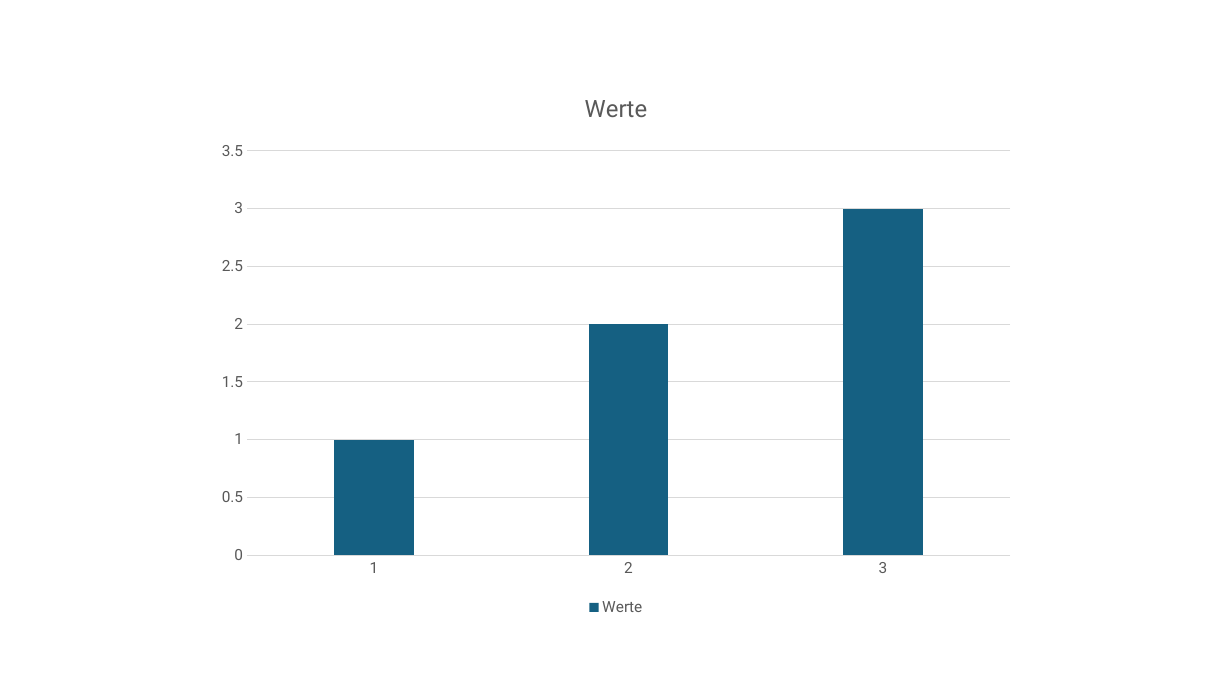
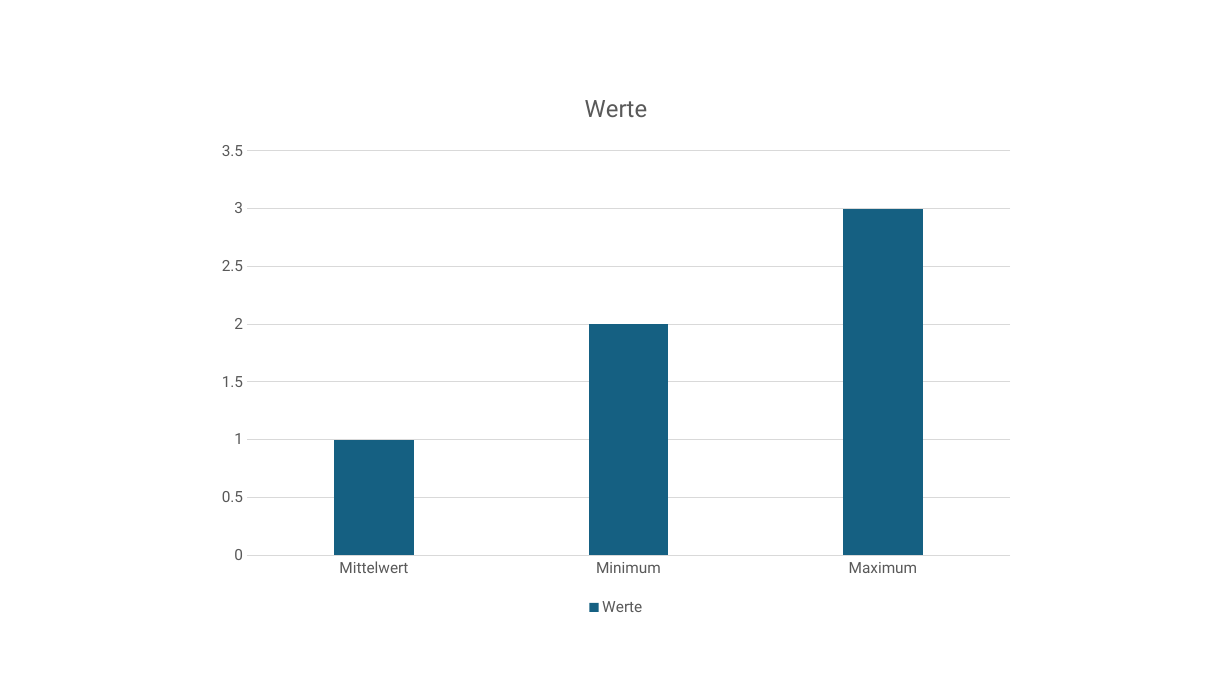
Before and after one commit to slide-assembler/slide-assembler, a slide deck: slide 2 of TestSlideAssembler/Template.pptx. Drawn at 1232x693 pixels with LibreOffice and Linux fonts; fonts in the diff are those of the drawing. Boxes give left, top, right and bottom in pixels: in the first picture for what was removed or moved away, otherwise in the second. Text is boxed around its words. In the diff, an @@ line names an element or a change of style, - is before the commit and + after.

```diff
--- a/TestSlideAssembler/Template.pptx
+++ b/TestSlideAssembler/Template.pptx
@@ column chart at [205,73,1027,621] @@
-categories: 1, 2, 3
+categories: Mittelwert, Minimum, Maximum
```
Also in this commit, not shown: 3 other files.
